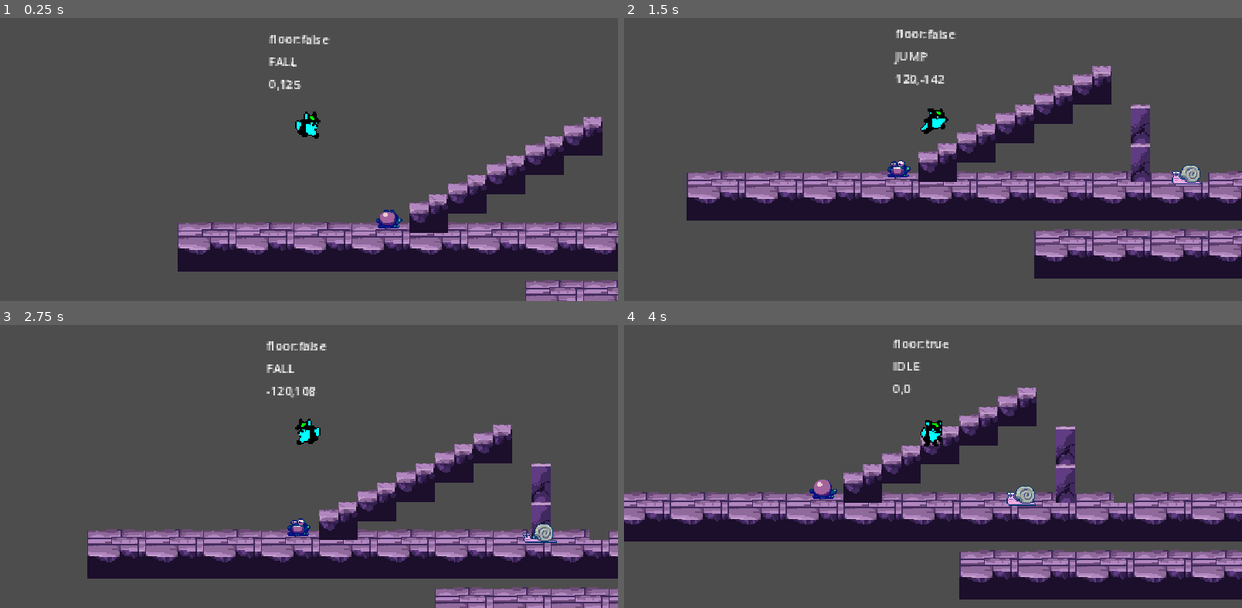
Above: before the commit, frames 1-4 (two rows, left to right).
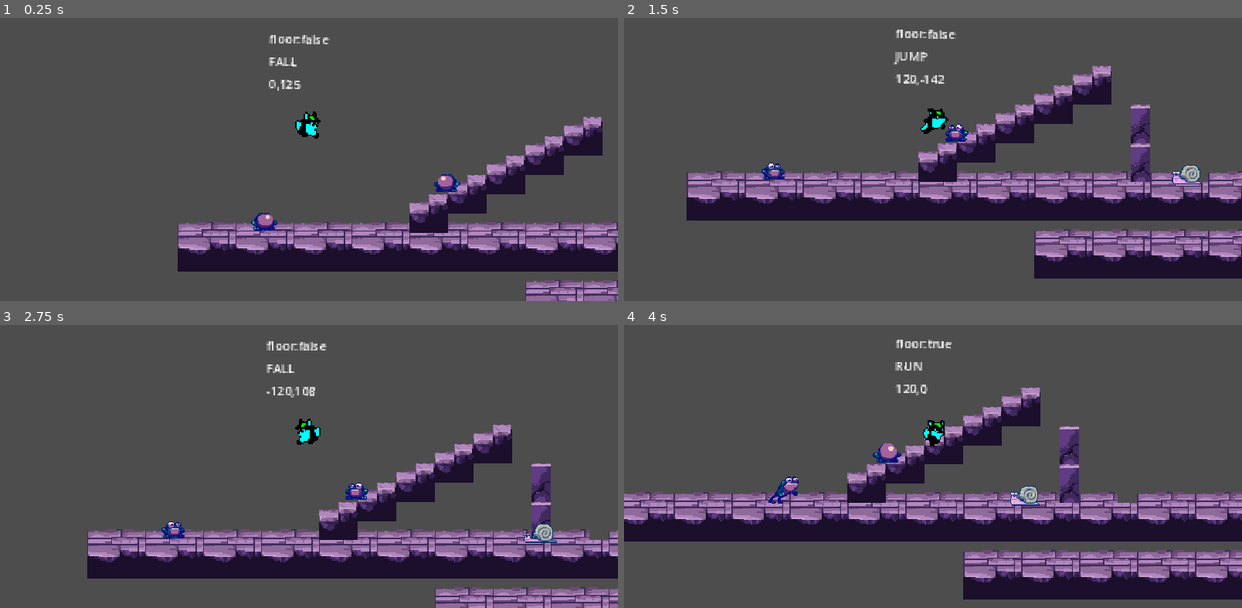
Above: after the commit, the same moments.

Repository: eugencic/PookieGame
Game: Godot game, scene res://level_base/level_base.tscn
Two runs of this game, one before a commit and one after it. Both use one fixed random seed, a clock stepped at 60 frames per second and the inputs below. The project has no main scene, so this scene is started directly.
Inputs:
- Up to frame 1 (0.25 s): no input
- Up to frame 2 (1.5 s): hold D (right) from 0.53 s (still down); tap Space (jump) at 0.6, 0.77, 1.07, 1.35 s
- Up to frame 3 (2.75 s): tap Space (jump) at 1.52, 1.82, 2.1 s; release D (right) at 2.03 s; hold A (left) from 2.03 s (still down)
- Up to frame 4 (4 s): release A (left) at 2.78 s; hold D (right) from 2.78 s (still down); tap Space (jump) at 2.85, 3.02, 3.32, 3.6, 3.77 s

The runs differ from the first frame. In frame 1, 0.6% of the frame differs, in the area x 40-75%, y 55-76%; in frame 2, 0.5%; in frame 3, 0.6%; in frame 4, 8.6%, in the area x 0-100%, y 5-97%.

Commit message:
add frog movement

Diff:
--- a/enemies/enemy_base/enemy_base.gd
+++ b/enemies/enemy_base/enemy_base.gd
@@ -17,6 +17,7 @@
 
 # Called when the node enters the scene tree for the first time.
 func _ready():
+	print("ready base")
 	_player_ref = get_tree().get_nodes_in_group(GameManager.GROUP_PLAYER)[0]
 
 # Called every frame. 'delta' is the elapsed time since the previous frame.
--- a/enemies/frog/frog.gd
+++ b/enemies/frog/frog.gd
@@ -4,17 +4,63 @@
 @onready var jump_timer = $JumpTimer
 
 const JUMP_VELOCITY: Vector2 = Vector2(180, -150)
+const JUMP_WAIT_RANGE: Vector2 = Vector2(2.5, 5.0)
 
+var _jump: bool = false
+var _seen_player: bool = false
 
 # Called when the node enters the scene tree for the first time.
 func _ready():
-	pass # Replace with function body.
-
+	super._ready()
+	start_timer()
 
 # Called every frame. 'delta' is the elapsed time since the previous frame.
-func _process(delta):
-	pass
+func _physics_process(delta):
+	super._physics_process(delta)
 
+	if is_on_floor() == false:
+		velocity.y += _gravity * delta
+	else:
+		velocity.x = 0
+		animated_sprite_2d.play("idle")
+
+	apply_jump()
+	move_and_slide()
+	flip_me()
+
+func apply_jump():
+	if is_on_floor() == false:
+		return
+
+	if _seen_player == false or _jump == false:
+		return
+
+	velocity = JUMP_VELOCITY
+
+	if animated_sprite_2d.flip_h == false:
+		velocity.x = velocity.x * -1
+
+	_jump = false
+
+	animated_sprite_2d.play("jump")
+	start_timer()
+
+func flip_me() -> void:
+	if(
+		_player_ref.global_position.x > global_position.x
+		and animated_sprite_2d.flip_h == false ):
+		animated_sprite_2d.flip_h = true
+	elif(
+		_player_ref.global_position.x < global_position.x
+		and animated_sprite_2d.flip_h == true ):
+		animated_sprite_2d.flip_h = false
+
+func start_timer() -> void:
+	jump_timer.wait_time = randf_range(JUMP_WAIT_RANGE.x, JUMP_WAIT_RANGE.y)
+	jump_timer.start()
 
 func _on_jump_timer_timeout():
-	pass # Replace with function body.
+	_jump = true
+
+func _on_visible_on_screen_notifier_2d_screen_entered():
+	_seen_player = true
--- a/level_base/level_base.gd
+++ b/level_base/level_base.gd
@@ -7,7 +7,6 @@
 func _ready():
 	pass # Replace with function body.
 
-
 # Called every frame. 'delta' is the elapsed time since the previous frame.
 func _process(delta):
 	pass
--- a/level_base/level_base.tscn
+++ b/level_base/level_base.tscn
@@ -1037,4 +1037,10 @@
 position = Vector2(430, 128)
 
 [node name="Frog" parent="." instance=ExtResource("8_r631y")]
-position = Vector2(157, 159)
+position = Vector2(518, 152)
+
+[node name="Frog2" parent="." instance=ExtResource("8_r631y")]
+position = Vector2(205, 115)
+
+[node name="Frog3" parent="." instance=ExtResource("8_r631y")]
+position = Vector2(52, 155)
